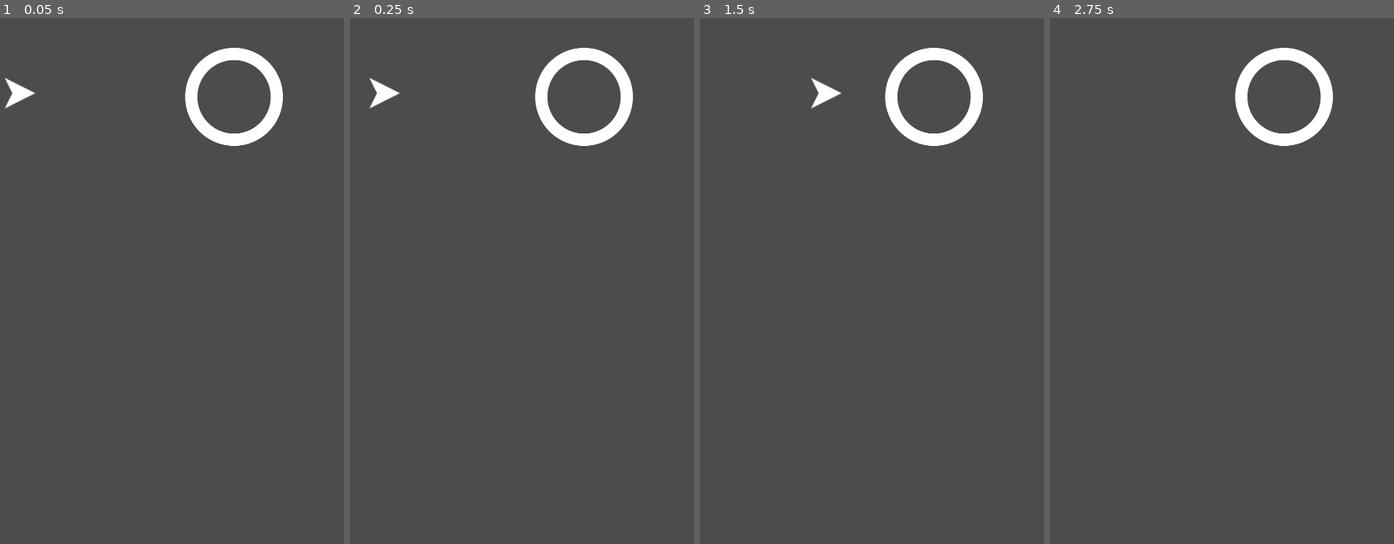
Above: before the commit, frames 1-4 (left to right).
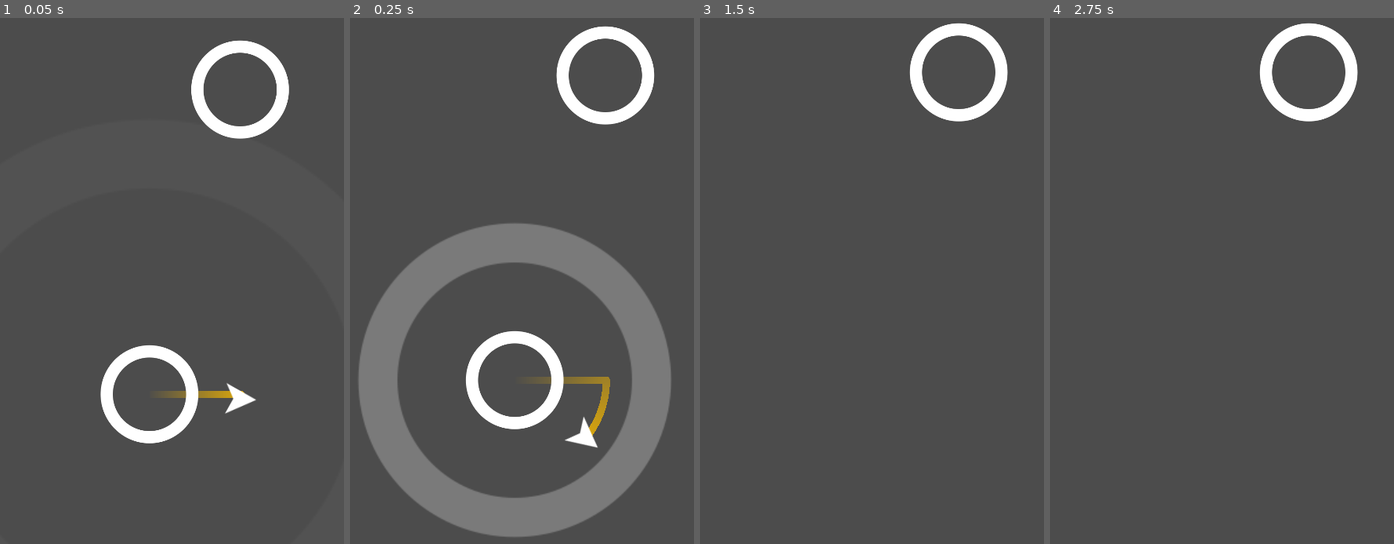
Above: after the commit, the same moments.

Repository: redawgts/KidsCanCode_CircleJump
Game: Godot game, scene res://Main.tscn
Same seed, same stepped clock (60 frames per second), same inputs: the game is played once before the commit and once after it.
Inputs (mouse positions are in pixels of both pictures, inside the frame that each line leads up to):
- Up to frame 1 (0.05 s): no input
- Up to frame 2 (0.25 s): no input
- Up to frame 3 (1.5 s): move the mouse to (944, 196) at 0.52 s; click (944, 196) at 0.67 s; move the mouse to (796, 259) at 1.27 s; click (796, 259) at 1.42 s
- Up to frame 4 (2.75 s): move the mouse to (1252, 91) at 2.02 s; click (1252, 91) at 2.17 s

The runs differ from the first frame. In frame 1, 4.4% of the frame differs, in the area x 1-85%, y 4-81%; in frame 2, 25%, in the area x 2-94%, y 1-99%; in frame 3, 3.5%; in frame 4, 3.3%.

Commit message:
Circle Jump: A Godot Mobile Game (Part 2)
https://youtu.be/ahsFSeDbG84

Diff:
--- a/Main.tscn
+++ b/Main.tscn
@@ -1,12 +1,16 @@
-[gd_scene load_steps=3 format=2]
+[gd_scene load_steps=2 format=2]
 
-[ext_resource path="res://Objects/Circle.tscn" type="PackedScene" id=1]
-[ext_resource path="res://Objects/Jumper.tscn" type="PackedScene" id=2]
+[ext_resource path="res://main.gd" type="Script" id=1]
 
 [node name="Main" type="Node"]
+script = ExtResource( 1 )
 
-[node name="Jumper" parent="." instance=ExtResource( 2 )]
-position = Vector2( 33, 241 )
+[node name="StartPosition" type="Position2D" parent="."]
+position = Vector2( 213, 659 )
 
-[node name="Circle" parent="." instance=ExtResource( 1 )]
-position = Vector2( 330, 246 )
+[node name="Camera2D" type="Camera2D" parent="."]
+position = Vector2( 252, 623 )
+offset = Vector2( 0, -200 )
+current = true
+smoothing_enabled = true
+smoothing_speed = 8.0
--- a/Objects/Circle.gd
+++ b/Objects/Circle.gd
@@ -1,23 +1,33 @@
 extends Area2D
+
+export(int) var radius := 100
+export(float) var rotation_speed := PI
 
 onready var collision_shape := $CollisionShape2D
 onready var sprite := $Sprite
 onready var pivot := $Pivot
 onready var orbit_position := $Pivot/OrbitPosition
+onready var animation_player: AnimationPlayer = $AnimationPlayer
 
-export(int) var radius := 100
-export(float) var rotation_speed := PI
 
-func _ready() -> void:
-	init()
-
-func init(_radius = radius):
+func init(_position, _radius = radius):
+	position = _position
 	radius = _radius
 	collision_shape.shape = collision_shape.shape.duplicate()
 	collision_shape.shape.radius = radius
 	var img_size = sprite.texture.get_size().x / 2
 	sprite.scale = Vector2(1,1) * radius / img_size
 	orbit_position.position.x = radius + 25
+	rotation_speed *= pow(-1, randi() % 2)
 
 func _process(delta: float) -> void:
 	pivot.rotation += rotation_speed * delta
+
+func implode():
+	animation_player.play("implode")
+	yield(animation_player, "animation_finished")
+	queue_free()
+
+func capture():
+	animation_player.play("capture")
+	yield(animation_player, "animation_finished")
--- a/Objects/Circle.tscn
+++ b/Objects/Circle.tscn
@@ -1,17 +1,92 @@
-[gd_scene load_steps=5 format=2]
+[gd_scene load_steps=7 format=2]
 
 [ext_resource path="res://assets/images/circle_1.png" type="Texture" id=1]
-[ext_resource path="res://Objects/color_shader.tres" type="Material" id=2]
-[ext_resource path="res://Objects/Circle.gd" type="Script" id=3]
+[ext_resource path="res://objects/color_shader.tres" type="Material" id=2]
+[ext_resource path="res://objects/circle.gd" type="Script" id=3]
 
 [sub_resource type="CircleShape2D" id=1]
 radius = 131.004
+
+[sub_resource type="Animation" id=5]
+resource_name = "capture"
+length = 0.5
+step = 0.01
+tracks/0/type = "value"
+tracks/0/path = NodePath("SpriteEffect:visible")
+tracks/0/interp = 1
+tracks/0/loop_wrap = true
+tracks/0/imported = false
+tracks/0/enabled = true
+tracks/0/keys = {
+"times": PoolRealArray( 0 ),
+"transitions": PoolRealArray( 1 ),
+"update": 1,
+"values": [ true ]
+}
+tracks/1/type = "value"
+tracks/1/path = NodePath("SpriteEffect:scale")
+tracks/1/interp = 1
+tracks/1/loop_wrap = true
+tracks/1/imported = false
+tracks/1/enabled = true
+tracks/1/keys = {
+"times": PoolRealArray( 0, 0.5 ),
+"transitions": PoolRealArray( 1, 1 ),
+"update": 0,
+"values": [ Vector2( 3, 3 ), Vector2( 1e-05, 1e-05 ) ]
+}
+tracks/2/type = "value"
+tracks/2/path = NodePath("SpriteEffect:self_modulate")
+tracks/2/interp = 1
+tracks/2/loop_wrap = true
+tracks/2/imported = false
+tracks/2/enabled = true
+tracks/2/keys = {
+"times": PoolRealArray( 0, 0.5 ),
+"transitions": PoolRealArray( 1, 1 ),
+"update": 0,
+"values": [ Color( 1, 1, 1, 0 ), Color( 1, 1, 1, 0.54902 ) ]
+}
+
+[sub_resource type="Animation" id=3]
+resource_name = "implode"
+length = 0.4
+tracks/0/type = "value"
+tracks/0/path = NodePath("Sprite:scale")
+tracks/0/interp = 1
+tracks/0/loop_wrap = true
+tracks/0/imported = false
+tracks/0/enabled = true
+tracks/0/keys = {
+"times": PoolRealArray( 0, 0.4 ),
+"transitions": PoolRealArray( 1, 1 ),
+"update": 0,
+"values": [ Vector2( 1, 1 ), Vector2( 1e-05, 1e-05 ) ]
+}
+tracks/1/type = "value"
+tracks/1/path = NodePath("Sprite:modulate")
+tracks/1/interp = 1
+tracks/1/loop_wrap = true
+tracks/1/imported = false
+tracks/1/enabled = true
+tracks/1/keys = {
+"times": PoolRealArray( 0, 0.4 ),
+"transitions": PoolRealArray( 1, 1 ),
+"update": 0,
+"values": [ Color( 1, 1, 1, 1 ), Color( 1, 1, 1, 0 ) ]
+}
 
 [node name="Circle" type="Area2D"]
 script = ExtResource( 3 )
 
 [node name="Sprite" type="Sprite" parent="."]
 material = ExtResource( 2 )
+texture = ExtResource( 1 )
+
+[node name="SpriteEffect" type="Sprite" parent="."]
+self_modulate = Color( 1, 1, 1, 0 )
+material = ExtResource( 2 )
+scale = Vector2( 3, 3 )
 texture = ExtResource( 1 )
 
 [node name="CollisionShape2D" type="CollisionShape2D" parent="."]
@@ -22,3 +97,7 @@
 
 [node name="OrbitPosition" type="Position2D" parent="Pivot"]
 position = Vector2( 150, 0 )
+
+[node name="AnimationPlayer" type="AnimationPlayer" parent="."]
+anims/capture = SubResource( 5 )
+anims/implode = SubResource( 3 )
--- a/Objects/Jumper.gd
+++ b/Objects/Jumper.gd
@@ -1,24 +1,38 @@
 extends Area2D
 
+signal captured
 
 var velocity = Vector2(100, 0)
 var jump_speed = 1000
 var target = null
+var trail_length = 25
 
-func _unhandled_input(event: InputEvent) -> void:
+onready var trail := $Trail/Points
+
+
+func _unhandled_input(event):
 	if target and event is InputEventScreenTouch and event.pressed:
 		jump()
 
+
 func jump():
+	target.implode()
 	target = null
 	velocity = transform.x * jump_speed
 
 
-func _on_Jumper_area_entered(area: Area2D) -> void:
+func _on_Jumper_area_entered(area):
 	target = area
+	target.get_node("Pivot").rotation = (position - target.position).angle()
 	velocity = Vector2.ZERO
+	emit_signal("captured", area)
 
-func _physics_process(delta: float) -> void:
+
+func _physics_process(delta: float):
+	if trail.points.size() > trail_length:
+		trail.remove_point(0)
+	trail.add_point(position)
+
 	if target:
 		transform = target.orbit_position.global_transform
 	else:
--- a/Objects/Jumper.tscn
+++ b/Objects/Jumper.tscn
@@ -1,12 +1,16 @@
-[gd_scene load_steps=5 format=2]
+[gd_scene load_steps=6 format=2]
 
 [ext_resource path="res://assets/images/jumper.png" type="Texture" id=1]
-[ext_resource path="res://Objects/Jumper.gd" type="Script" id=2]
-[ext_resource path="res://Objects/color.gdshader" type="Shader" id=3]
+[ext_resource path="res://objects/jumper.gd" type="Script" id=2]
+[ext_resource path="res://objects/color.gdshader" type="Shader" id=3]
 
 [sub_resource type="ShaderMaterial" id=2]
 shader = ExtResource( 3 )
-shader_param/color = Color( 0.870588, 0.741176, 0.0235294, 1 )
+shader_param/color = Color( 0.870588, 0.101961, 0.0235294, 1 )
+
+[sub_resource type="Gradient" id=3]
+offsets = PoolRealArray( 0, 0.0111732, 1 )
+colors = PoolColorArray( 0.85098, 0.65098, 0.054902, 0, 0.85098, 0.65098, 0.054902, 0, 0.85098, 0.65098, 0.054902, 1 )
 
 [node name="Jumper" type="Area2D"]
 script = ExtResource( 2 )
@@ -22,4 +26,13 @@
 
 [node name="VisibilityNotifier2D" type="VisibilityNotifier2D" parent="."]
 
+[node name="Trail" type="Node" parent="."]
+
+[node name="Points" type="Line2D" parent="Trail"]
+z_index = -1
+gradient = SubResource( 3 )
+joint_mode = 2
+begin_cap_mode = 2
+end_cap_mode = 2
+
 [connection signal="area_entered" from="." to="." method="_on_Jumper_area_entered"]
--- a/Objects/color_shader.tres
+++ b/Objects/color_shader.tres
@@ -1,7 +1,7 @@
 [gd_resource type="ShaderMaterial" load_steps=2 format=2]
 
-[ext_resource path="res://Objects/color.gdshader" type="Shader" id=1]
+[ext_resource path="res://objects/color.gdshader" type="Shader" id=1]
 
 [resource]
 shader = ExtResource( 1 )
-shader_param/color = null
+shader_param/color = Color( 0.00784314, 1, 0, 1 )
--- /dev/null
+++ b/main.gd
@@ -0,0 +1,33 @@
+extends Node
+
+
+var Circle = preload("res://objects/circle.tscn")
+var Jumper = preload("res://objects/jumper.tscn")
+
+var player
+
+func _ready() -> void:
+	randomize()
+	new_game()
+
+func new_game():
+	$Camera2D.position = $StartPosition.position
+	player = Jumper.instance()
+	player.position = $StartPosition.position
+	add_child(player)
+	player.connect("captured", self, "_on_jumper_captured")
+	spawn_circle($StartPosition.position)
+
+func spawn_circle(_position = null):
+	var c = Circle.instance()
+	if !_position:
+		var x = rand_range(-150, 150)
+		var y = rand_range(-500, -400)
+		_position = player.target.position + Vector2(x, y)
+	add_child(c)
+	c.init(_position)
+
+func _on_jumper_captured(object):
+	$Camera2D.position = object.position
+	object.capture()
+	call_deferred("spawn_circle")
--- a/project.godot
+++ b/project.godot
@@ -11,7 +11,7 @@
 [application]
 
 config/name="KidsCanCode_CircleJump"
-run/main_scene="res://Main.tscn"
+run/main_scene="res://main.tscn"
 config/icon="res://icon.png"
 
 [display]
